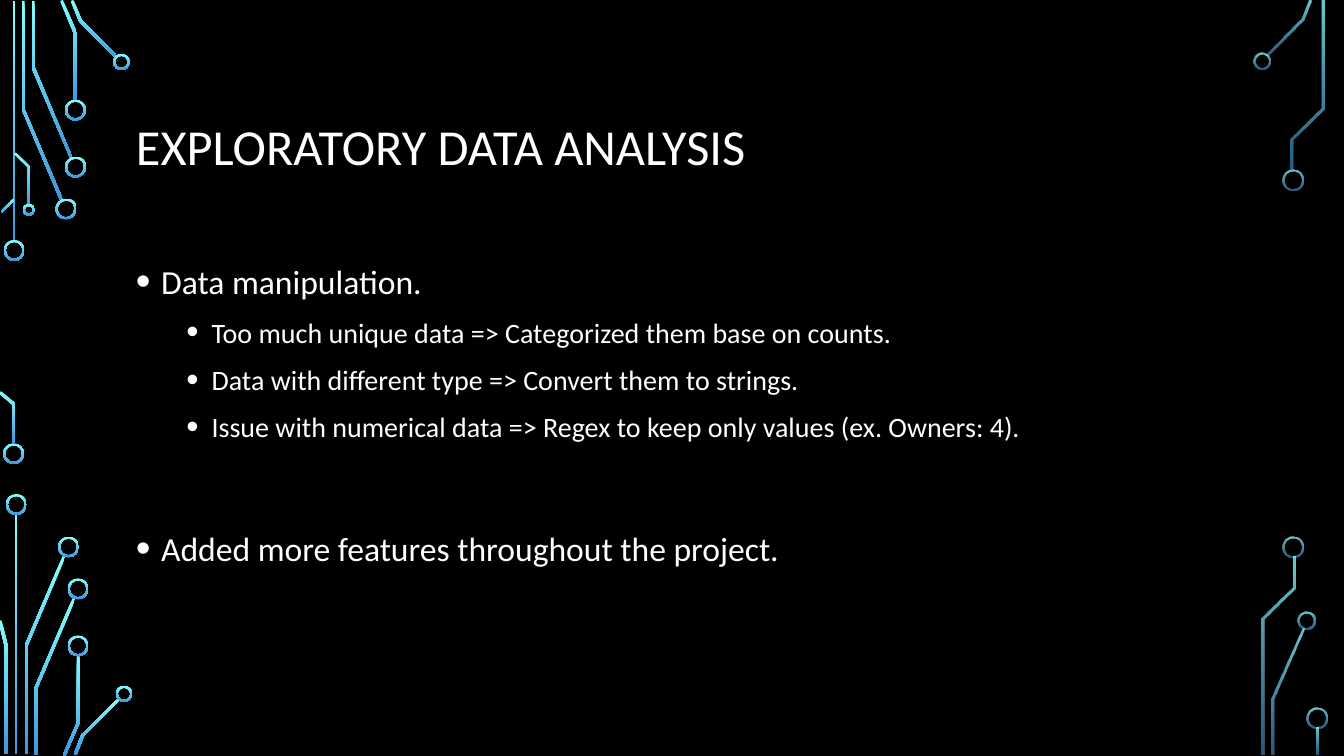
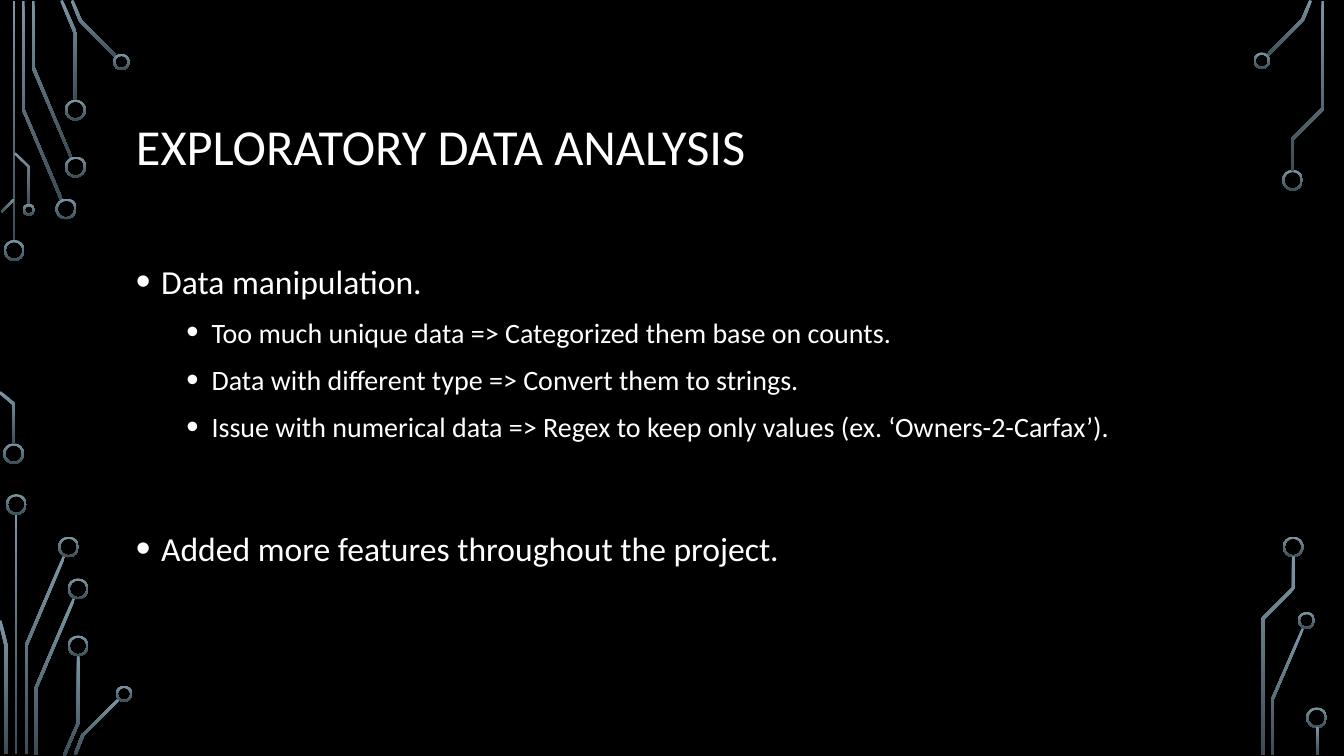
Before and after one commit to hzhi54/Cars_Price_Regression_Project, a slide deck: slide 3 of Presentation.pptx. Drawn at 1344x756 pixels with LibreOffice and Linux fonts; fonts in the diff are those of the drawing; background and template pictures are left out. Boxes give left, top, right and bottom in pixels: in the first picture for what was removed or moved away, otherwise in the second. Text is boxed around its words. In the diff, an @@ line names an element or a change of style, - is before the commit and + after.

```diff
--- a/Presentation.pptx
+++ b/Presentation.pptx
@@ fill gradient #82FFFF to #3D97DE to gradient #7C96A3 to #3B4C54 in 36 elements at (4, 240, 25, 261), (3, 444, 24, 465), (22, 1, 63, 201), (55, 199, 77, 220), (31, 1, 72, 158), (60, 0, 78, 101), (65, 156, 86, 177), (65, 100, 86, 121), (71, 0, 117, 58), (113, 53, 131, 70), (1, 199, 15, 213), (0, 391, 15, 445), (14, 152, 30, 205), (22, 204, 34, 216), (15, 514, 18, 755), (24, 556, 65, 754), (6, 494, 27, 515), (0, 620, 7, 754), (58, 536, 80, 558), (34, 598, 76, 755), (63, 655, 80, 756), (68, 579, 89, 600), (68, 635, 89, 656), (74, 698, 120, 755), (116, 686, 133, 702), (1266, 0, 1313, 56), (1253, 52, 1270, 70), (1282, 169, 1304, 191), (1271, 628, 1305, 755), (1299, 612, 1316, 629), (1292, 1, 1325, 171), (1284, 536, 1305, 558), (1261, 557, 1296, 755), (1307, 708, 1328, 729), (1317, 727, 1320, 755), (12, 1, 15, 242) @@
@@ text at (212, 416, 1108, 442): text changed @@
-  • Issue with numerical data => Regex to keep only values (ex. Owners: 4).
+  • Issue with numerical data => Regex to keep only values (ex. ‘Owners-2-Carfax’).
```
Also in this commit, not shown: 9 other slides changed, 5 other files.
